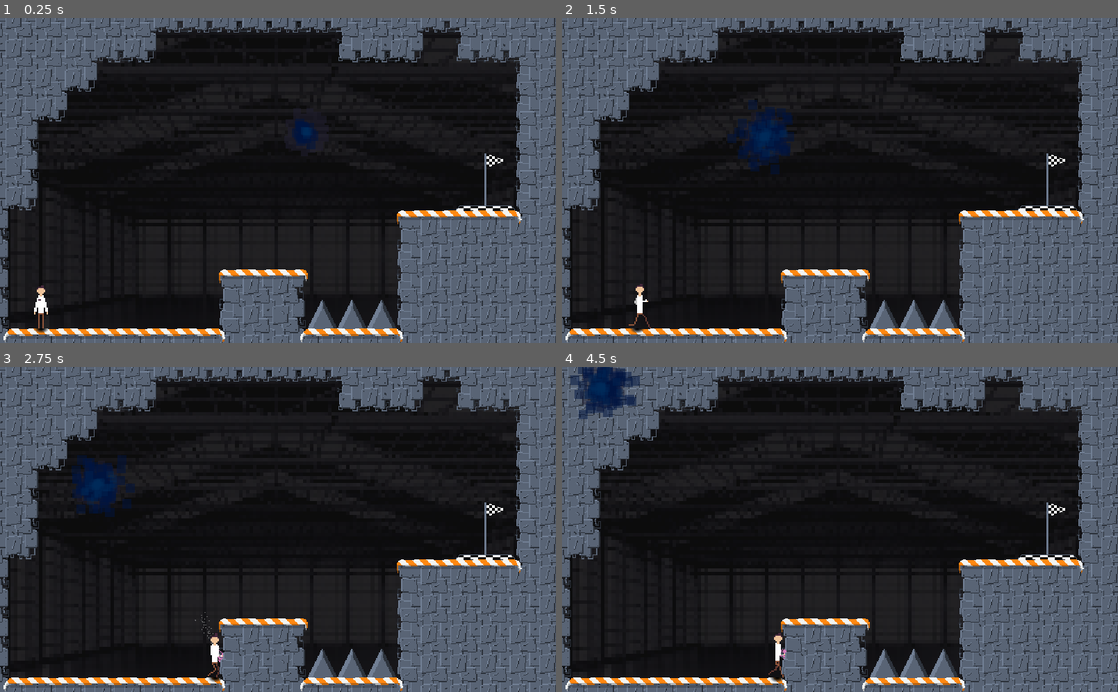
Above: before the commit, frames 1-4 (two rows, left to right).
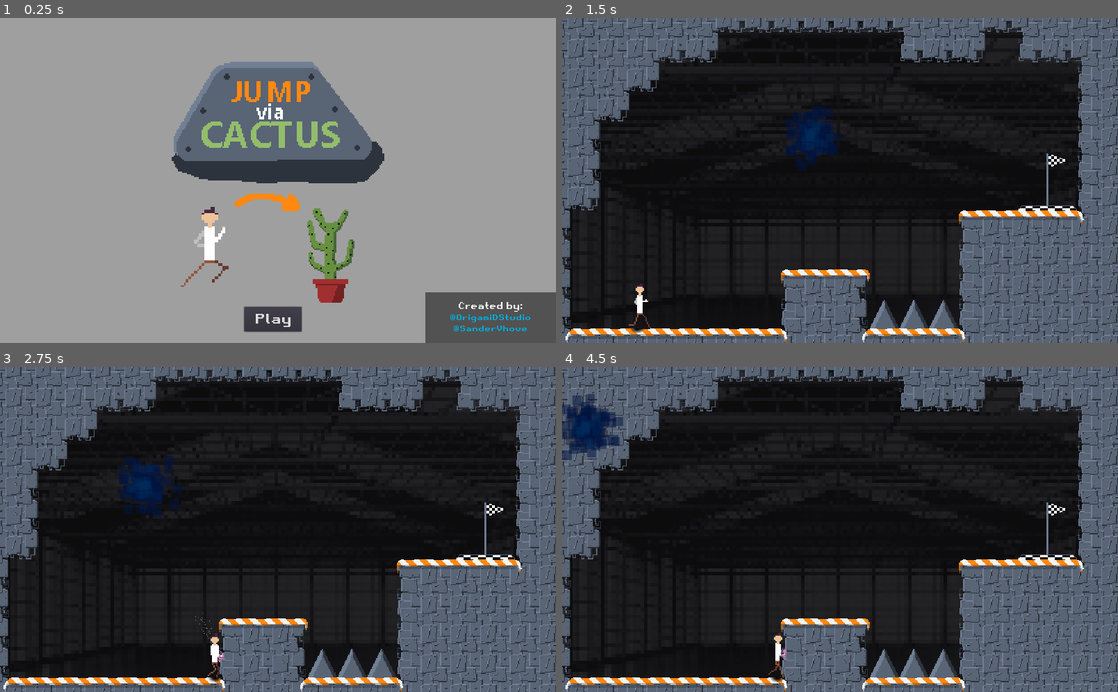
Above: after the commit, the same moments.

Repository: SanderVanhove/GDWJ-31
Game: Godot game, scene res://menus/main_menu.tscn
Two runs of this game, one before a commit and one after it. Both use one fixed random seed, a clock stepped at 60 frames per second and the inputs below. Before the commit the project starts from res://scenes/game.tscn. Sound files missing from this copy of the repository are replaced by a short silence.
Inputs (mouse positions are in pixels of both pictures, inside the frame that each line leads up to):
- Up to frame 1 (0.25 s): no input
- Up to frame 2 (1.5 s): click (834, 320) at 0.5 s, where only the run after the commit has a clickable "Play"; move the mouse to (962, 164) at 1.27 s; hold Right (ui_right) from 1.28 s (still down); tap 2 at 1.35 s; click (962, 164) at 1.42 s
- Up to frame 3 (2.75 s): keep holding Right (ui_right); tap Up (ui_up) at 1.52, 2.27 s; move the mouse to (166, 545) at 2.02 s; tap 3 at 2.1 s; click (166, 545) at 2.17 s
- Up to frame 4 (4.5 s): move the mouse to (895, 458) at 2.77 s; release Right (ui_right) at 2.78 s; hold Left (ui_left) 2.78-3.53 s; tap 4 at 2.85 s; click (895, 458) at 2.92 s; move the mouse to (812, 594) at 3.52 s; hold Right (ui_right) from 3.53 s (still down); tap 2 at 3.6 s; click (812, 594) at 3.67 s; tap Up (ui_up) at 3.77 s; move the mouse to (1006, 578) at 4.27 s; tap 3 at 4.35 s; click (1006, 578) at 4.42 s

The runs differ from the first frame. In frame 1, 100% of the frame differs, in the area x 0-100%, y 0-100%; in frame 2, 2.0%; in frame 3, 1.9%; in frame 4, 2.4%.

Commit message:
Add main menu and banner art

Diff:
--- /dev/null
+++ b/Game Jam Game/menus/main_menu.tscn
@@ -0,0 +1,109 @@
+[gd_scene load_steps=7 format=2]
+
+[ext_resource path="res://assets/main_art.png" type="Texture" id=1]
+[ext_resource path="res://assets/Retro Gaming.ttf" type="DynamicFontData" id=2]
+[ext_resource path="res://scripts/main_menu.gd" type="Script" id=3]
+
+[sub_resource type="DynamicFont" id=1]
+size = 36
+font_data = ExtResource( 2 )
+
+[sub_resource type="DynamicFont" id=2]
+size = 23
+font_data = ExtResource( 2 )
+
+[sub_resource type="DynamicFont" id=3]
+size = 22
+font_data = ExtResource( 2 )
+
+[node name="Control" type="Control"]
+anchor_right = 1.0
+anchor_bottom = 1.0
+script = ExtResource( 3 )
+__meta__ = {
+"_edit_use_anchors_": false
+}
+
+[node name="CenterContainer" type="CenterContainer" parent="."]
+anchor_right = 1.0
+anchor_bottom = 1.0
+__meta__ = {
+"_edit_use_anchors_": false
+}
+
+[node name="VBoxContainer" type="VBoxContainer" parent="CenterContainer"]
+margin_left = 444.0
+margin_top = 103.0
+margin_right = 1056.0
+margin_bottom = 775.0
+
+[node name="TextureRect" type="TextureRect" parent="CenterContainer/VBoxContainer"]
+margin_right = 612.0
+margin_bottom = 672.0
+rect_min_size = Vector2( 500, 0 )
+size_flags_horizontal = 0
+size_flags_vertical = 0
+size_flags_stretch_ratio = 2.35
+texture = ExtResource( 1 )
+
+[node name="Button" type="Button" parent="."]
+margin_left = 659.204
+margin_top = 781.122
+margin_right = 814.204
+margin_bottom = 848.122
+custom_fonts/font = SubResource( 1 )
+text = "Play"
+__meta__ = {
+"_edit_use_anchors_": false
+}
+
+[node name="ColorRect" type="ColorRect" parent="."]
+margin_left = 1148.0
+margin_top = 741.0
+margin_right = 1503.0
+margin_bottom = 896.0
+color = Color( 0, 0, 0, 0.486275 )
+__meta__ = {
+"_edit_use_anchors_": false
+}
+
+[node name="VBoxContainer" type="VBoxContainer" parent="."]
+margin_left = 1147.0
+margin_top = 765.0
+margin_right = 1499.0
+margin_bottom = 877.0
+__meta__ = {
+"_edit_use_anchors_": false
+}
+
+[node name="Label2" type="Label" parent="VBoxContainer"]
+margin_right = 352.0
+margin_bottom = 30.0
+custom_fonts/font = SubResource( 2 )
+text = "Created by:"
+align = 1
+
+[node name="Label3" type="Label" parent="VBoxContainer"]
+margin_top = 34.0
+margin_right = 352.0
+margin_bottom = 62.0
+mouse_filter = 0
+mouse_default_cursor_shape = 2
+custom_fonts/font = SubResource( 3 )
+custom_colors/font_color = Color( 0, 0.678431, 0.862745, 1 )
+text = "@OrigamiDStudio"
+align = 1
+
+[node name="Label4" type="Label" parent="VBoxContainer"]
+margin_top = 66.0
+margin_right = 352.0
+margin_bottom = 94.0
+mouse_filter = 0
+mouse_default_cursor_shape = 2
+custom_fonts/font = SubResource( 3 )
+custom_colors/font_color = Color( 0, 0.678431, 0.862745, 1 )
+text = "@SanderVhove"
+align = 1
+[connection signal="pressed" from="Button" to="." method="_on_Button_pressed"]
+[connection signal="gui_input" from="VBoxContainer/Label3" to="." method="_on_Label3_gui_input"]
+[connection signal="gui_input" from="VBoxContainer/Label4" to="." method="_on_Label4_gui_input"]
--- a/Game Jam Game/project.godot
+++ b/Game Jam Game/project.godot
@@ -33,7 +33,7 @@
 [application]
 
 config/name="Game Jam Game"
-run/main_scene="res://scenes/game.tscn"
+run/main_scene="res://menus/main_menu.tscn"
 config/icon="res://icon.png"
 
 [autoload]
--- /dev/null
+++ b/Game Jam Game/scripts/main_menu.gd
@@ -0,0 +1,15 @@
+extends Control
+
+
+func _on_Button_pressed() -> void:
+	get_tree().change_scene("res://scenes/game.tscn")
+
+
+func _on_Label3_gui_input(event: InputEvent) -> void:
+	if event as InputEventMouseButton and event.is_pressed():
+		OS.shell_open("https://twitter.com/OrigamiDStudio")
+
+
+func _on_Label4_gui_input(event: InputEvent) -> void:
+	if event as InputEventMouseButton and event.is_pressed():
+		OS.shell_open("https://twitter.com/SanderVhove")
Binary file added: Game Jam Game/assets/itch_banner.aseprite
Binary file added: Game Jam Game/assets/itch_banner.png
Not shown, added: Game Jam Game/assets/itch_banner.png.import
Binary file added: Game Jam Game/assets/main_art.aseprite
Binary file added: Game Jam Game/assets/main_art.png
Not shown, added: Game Jam Game/assets/main_art.png.import
